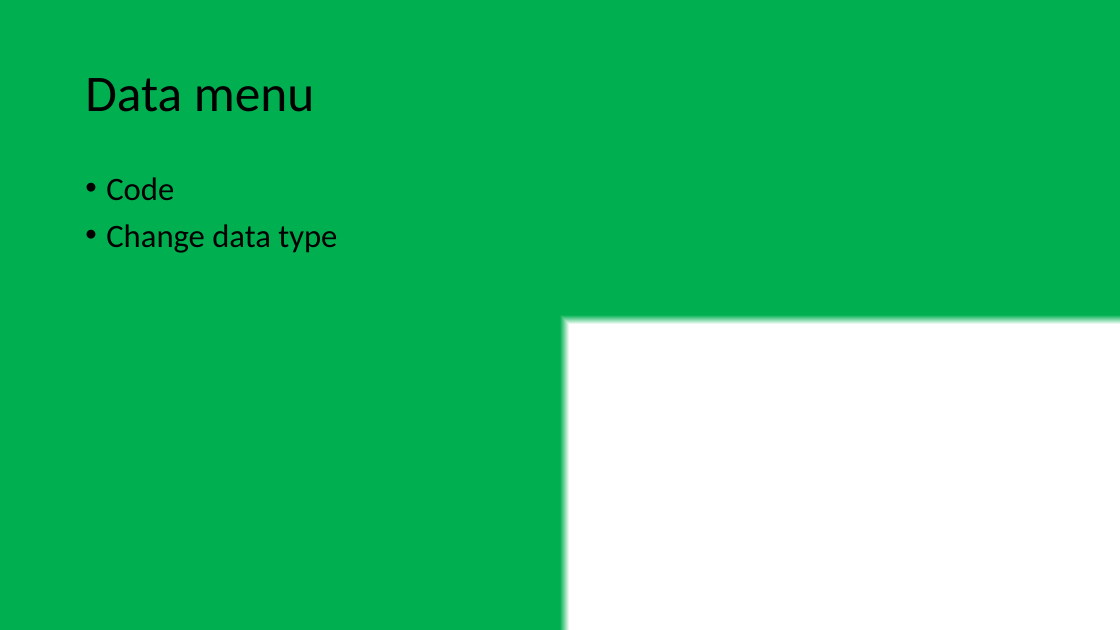
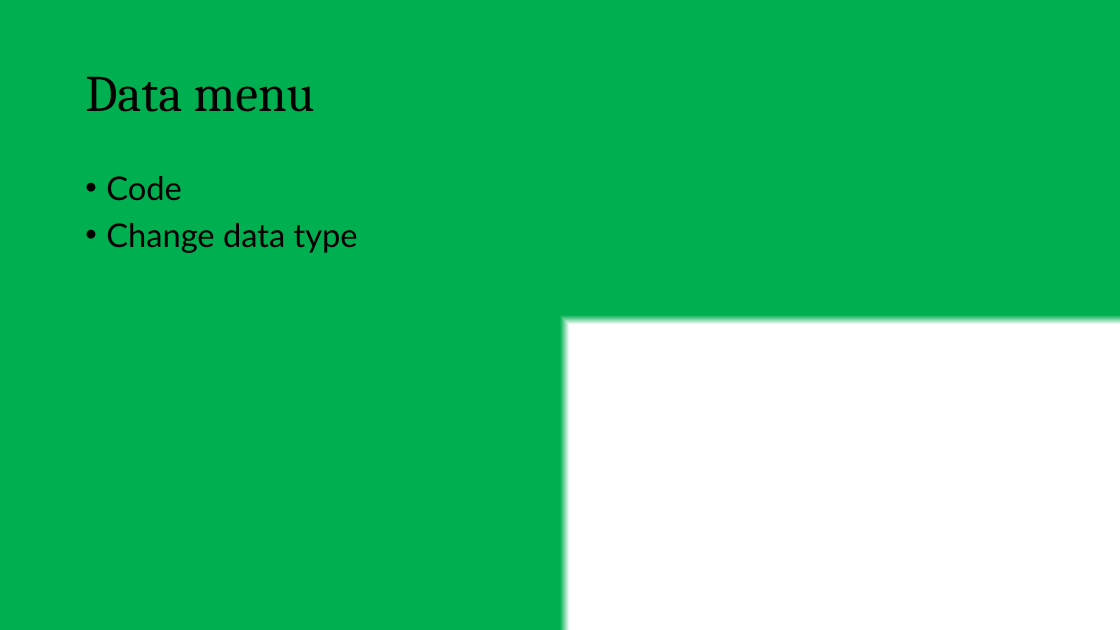
Before and after one commit to tanmoyie/Quality-Control, a slide deck: slide 2 of Minitab tutorial by Tanmoy Das.pptx. Drawn at 1120x630 pixels with LibreOffice and Linux fonts; fonts in the diff are those of the drawing. Boxes give left, top, right and bottom in pixels: in the first picture for what was removed or moved away, otherwise in the second. Text is boxed around its words. In the diff, an @@ line names an element or a change of style, - is before the commit and + after.

```diff
--- a/Minitab tutorial by Tanmoy Das.pptx
+++ b/Minitab tutorial by Tanmoy Das.pptx
@@ title "Data menu" at bbox=[85, 76, 315, 112]: font Calibri to Cambria @@
@@ text "Code" at bbox=[106, 176, 358, 253]: font Calibri to Lato @@
```
Also in this commit, not shown: 2 other slides changed, 5 slides added, 1 slide removed, 4 other files.
